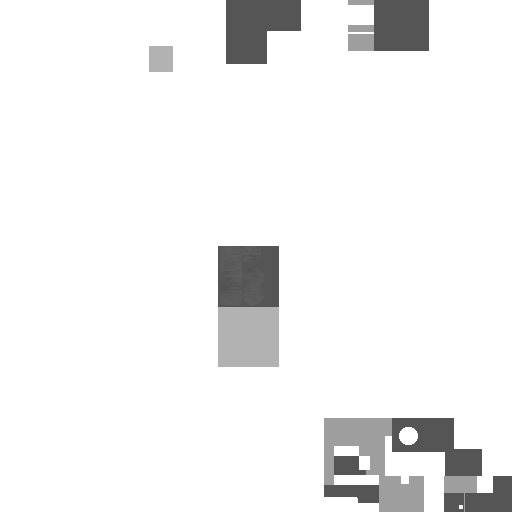
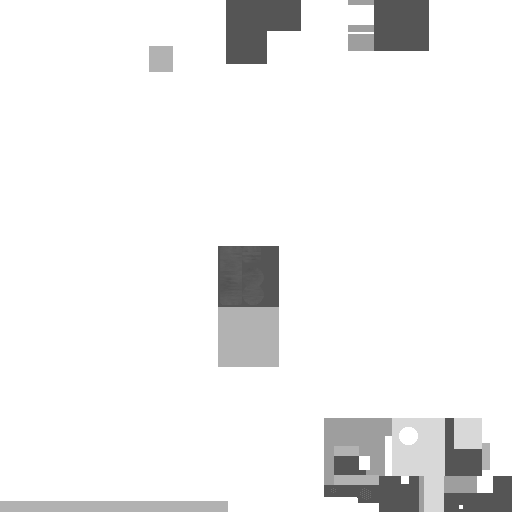
Comparing the layer stacks of the two 512x512 images. Changes:
painted on "___MET" over [0,418,490,512]
